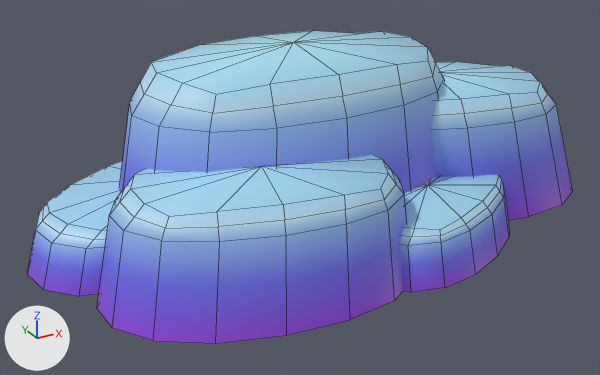
Renders of the FBX model Assets/Art/Environment/Rocks/Rocks_1.fbx from each side of a commit.
Before and after are seen from a 50 mm lens placed at (-1.135, -2.101, 1.154), pointed at (-0.005, -0.048, 0.127). Every picture has the same lights, and +X, +Y and +Z are marked at lower left. Mesh edges are drawn as thin lines. Where no turn or scale is listed for an object, it has been applied to the vertices.

Objects in the first picture: 'Rocks_1'.
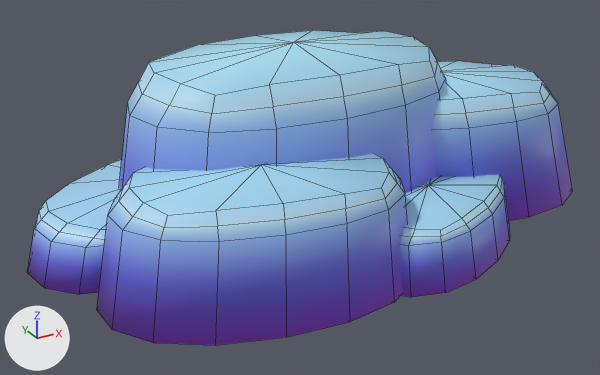
Diff of the bpy script that builds the scene:
```diff
--- a/Assets/Art/Environment/Rocks/Rocks_1.fbx.py
+++ b/Assets/Art/Environment/Rocks/Rocks_1.fbx.py
@@ me_cube_183 @@
 # used by ob_rocks_1; location = (0.0, 0.0, 0.0)
-me_cube_183.from_pydata(...)  # 390 vertices, 360 faces; spans x -0.82..0.99, y -0.59..0.53, z 0.0..0.57
+me_cube_183.from_pydata(...)  # 387 vertices, 452 faces; spans x -0.82..0.99, y -0.59..0.53, z -0.04..0.57
+# me_cube_183 part 1
+# 50 vertices are removed from x -0.74..0.62, y -0.58..0.43, z 0.0..0.16
+# 69 faces are deleted
+# 10 vertices in x 0.42..0.85, y -0.29..0.11, z 0.35..0.53 move by (0.01, 0.0, 0.0)
+# 11 vertices move from x -0.46..0.89, y -0.28..0.1, z 0.32..0.53 to x -0.47..0.89, y -0.28..0.1, z 0.32..0.53
+# 47 vertices are added at x -0.73..0.62, y -0.58..0.42, z -0.04..0.17
+# 161 new faces join them
 me_cube_183.materials.append(mat_material)
```

What differs and where, as boxes [x1, y1, x2, y2] in the pictures (600 x 375 px):
'Rocks_1', reshaped: before [27, 31, 573, 343]; after [27, 30, 573, 345]
part 1 of me_cube_183, built on: before [35, 31, 573, 292]; after [35, 31, 573, 297]
